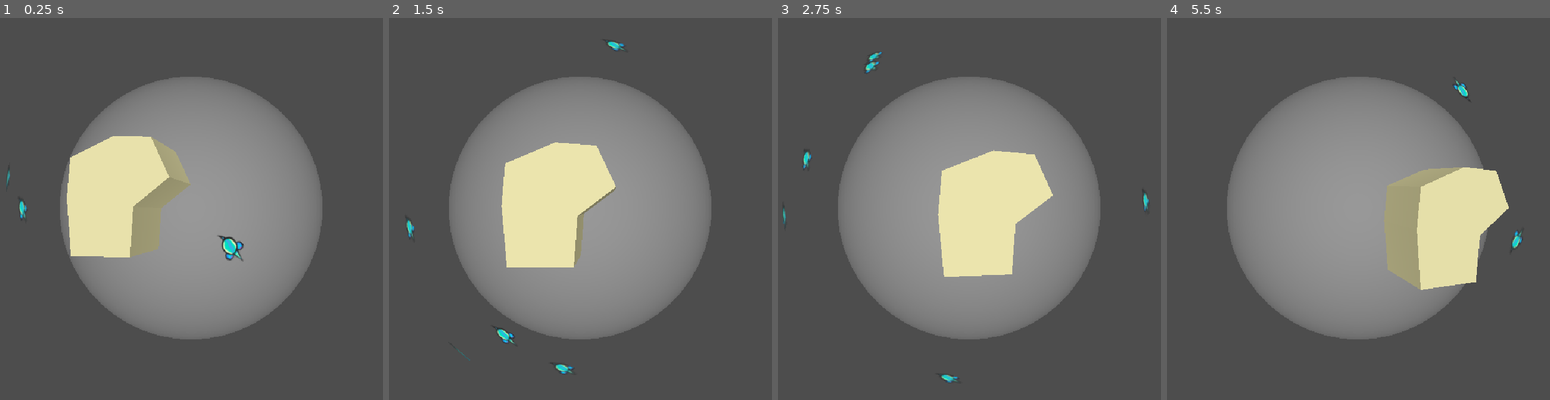
Above: before the commit, frames 1-4 (left to right).
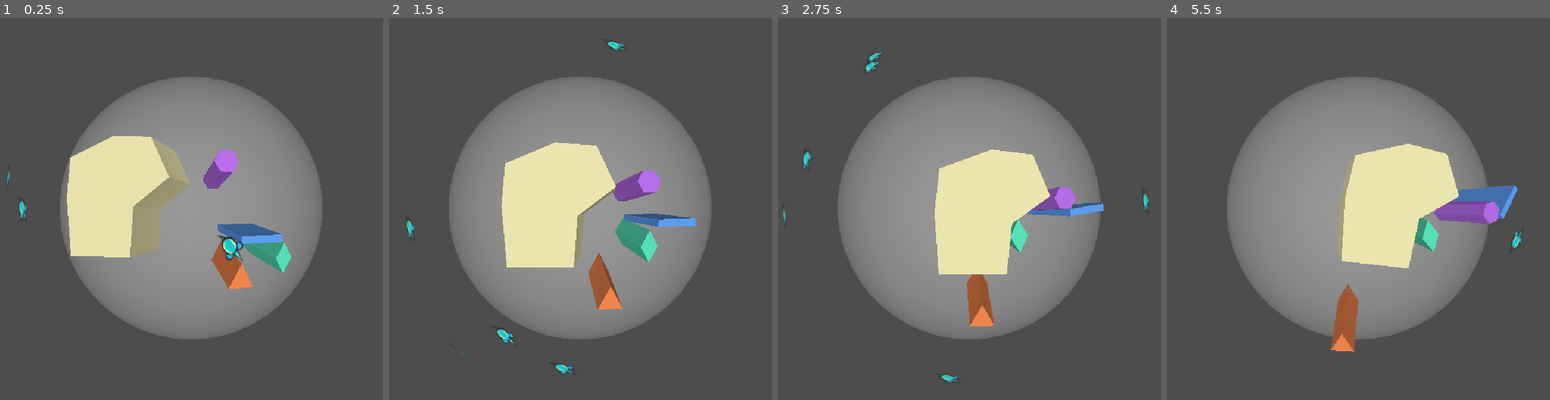
Above: after the commit, the same moments.

Repository: eirik1502/godot-patterns
Game: Godot game, scene res://parallel_world/parallel_world_main.tscn
The game is run twice, just before and just after one commit, with the same random seed, the same clock (stepped at 60 frames per second) and the same inputs. The project has no main scene, so this scene is started directly.
Inputs (mouse positions are in pixels of both pictures, inside the frame that each line leads up to):
- Up to frame 1 (0.25 s): no input
- Up to frame 2 (1.5 s): tap Enter at 0.5 s; move the mouse to (691, 182) at 0.52 s; hold D 0.53-1.25 s; click (691, 182) at 0.67 s; drag from (480, 231) to (553, 308) at 1.27 s
- Up to frame 3 (2.75 s): move the mouse to (1019, 98) at 2.02 s; hold D from 2.03 s (still down)
- Up to frame 4 (5.5 s): release D at 2.75 s; drag from (1331, 308) to (1209, 132) at 2.77 s; move the mouse to (1507, 281) at 3.52 s; hold A 3.53-4.25 s; drag from (1209, 132) to (1281, 82) at 4.27 s; move the mouse to (1381, 209) at 5.02 s; hold S from 5.03 s (still down); click (1381, 209) at 5.17 s

The runs differ from the first frame. In frame 1, 2.4% of the frame differs, in the area x 53-77%, y 34-72%; in frame 2, 2.6%; in frame 3, 2.4%; in frame 4, 12%, in the area x 42-92%, y 16-88%.

Commit message:
add some more obstacles

Diff:
--- a/parallel_world/parallel_world.tscn
+++ b/parallel_world/parallel_world.tscn
@@ -76,4 +76,80 @@
 script = ExtResource("5_u033w")
 polygon = NodePath("../..")
 
+[node name="ObstacleBar" type="RigidBody2D" parent="MainWorld2D" unique_id=2381100001]
+position = Vector2(420, 220)
+linear_velocity = Vector2(160, -90)
+
+[node name="PolygonSourceShape" type="CollisionPolygon2D" parent="MainWorld2D/ObstacleBar" unique_id=2381100002 node_paths=PackedStringArray("polygon2D")]
+script = ExtResource("7_0bpst")
+polygon2D = NodePath("../Polygon2D")
+
+[node name="Polygon2D" type="Polygon2D" parent="MainWorld2D/ObstacleBar" unique_id=2381100003]
+color = Color(0.35, 0.62, 0.95, 1)
+polygon = PackedVector2Array(-140, -24, 140, -24, 140, 24, -140, 24)
+
+[node name="MeshInstance3D" type="MeshInstance3D" parent="MainWorld2D/ObstacleBar/Polygon2D" unique_id=2381100004]
+script = ExtResource("6_ewkv1")
+
+[node name="PolygonExtruder" type="Node" parent="MainWorld2D/ObstacleBar/Polygon2D/MeshInstance3D" unique_id=2381100005 node_paths=PackedStringArray("polygon")]
+script = ExtResource("5_u033w")
+polygon = NodePath("../..")
+
+[node name="ObstacleTriangle" type="RigidBody2D" parent="MainWorld2D" unique_id=2381200001]
+position = Vector2(350, 420)
+linear_velocity = Vector2(-110, 130)
+
+[node name="PolygonSourceShape" type="CollisionPolygon2D" parent="MainWorld2D/ObstacleTriangle" unique_id=2381200002 node_paths=PackedStringArray("polygon2D")]
+script = ExtResource("7_0bpst")
+polygon2D = NodePath("../Polygon2D")
+
+[node name="Polygon2D" type="Polygon2D" parent="MainWorld2D/ObstacleTriangle" unique_id=2381200003]
+color = Color(0.95, 0.52, 0.28, 1)
+polygon = PackedVector2Array(0, -95, 82, 72, -82, 72)
+
+[node name="MeshInstance3D" type="MeshInstance3D" parent="MainWorld2D/ObstacleTriangle/Polygon2D" unique_id=2381200004]
+script = ExtResource("6_ewkv1")
+
+[node name="PolygonExtruder" type="Node" parent="MainWorld2D/ObstacleTriangle/Polygon2D/MeshInstance3D" unique_id=2381200005 node_paths=PackedStringArray("polygon")]
+script = ExtResource("5_u033w")
+polygon = NodePath("../..")
+
+[node name="ObstacleHex" type="RigidBody2D" parent="MainWorld2D" unique_id=2381300001]
+position = Vector2(180, -320)
+linear_velocity = Vector2(190, 110)
+
+[node name="PolygonSourceShape" type="CollisionPolygon2D" parent="MainWorld2D/ObstacleHex" unique_id=2381300002 node_paths=PackedStringArray("polygon2D")]
+script = ExtResource("7_0bpst")
+polygon2D = NodePath("../Polygon2D")
+
+[node name="Polygon2D" type="Polygon2D" parent="MainWorld2D/ObstacleHex" unique_id=2381300003]
+color = Color(0.72, 0.42, 0.92, 1)
+polygon = PackedVector2Array(80, 0, 40, 69, -40, 69, -80, 0, -40, -69, 40, -69)
+
+[node name="MeshInstance3D" type="MeshInstance3D" parent="MainWorld2D/ObstacleHex/Polygon2D" unique_id=2381300004]
+script = ExtResource("6_ewkv1")
+
+[node name="PolygonExtruder" type="Node" parent="MainWorld2D/ObstacleHex/Polygon2D/MeshInstance3D" unique_id=2381300005 node_paths=PackedStringArray("polygon")]
+script = ExtResource("5_u033w")
+polygon = NodePath("../..")
+
+[node name="ObstacleDiamond" type="RigidBody2D" parent="MainWorld2D" unique_id=2381400001]
+position = Vector2(650, 350)
+linear_velocity = Vector2(-150, -75)
+
+[node name="PolygonSourceShape" type="CollisionPolygon2D" parent="MainWorld2D/ObstacleDiamond" unique_id=2381400002 node_paths=PackedStringArray("polygon2D")]
+script = ExtResource("7_0bpst")
+polygon2D = NodePath("../Polygon2D")
+
+[node name="Polygon2D" type="Polygon2D" parent="MainWorld2D/ObstacleDiamond" unique_id=2381400003]
+color = Color(0.32, 0.88, 0.72, 1)
+polygon = PackedVector2Array(0, -105, 58, 0, 0, 105, -58, 0)
+
+[node name="MeshInstance3D" type="MeshInstance3D" parent="MainWorld2D/ObstacleDiamond/Polygon2D" unique_id=2381400004]
+script = ExtResource("6_ewkv1")
+
+[node name="PolygonExtruder" type="Node" parent="MainWorld2D/ObstacleDiamond/Polygon2D/MeshInstance3D" unique_id=2381400005 node_paths=PackedStringArray("polygon")]
+script = ExtResource("5_u033w")
+polygon = NodePath("../..")
+
 [node name="ParallelWorld" type="Node" parent="." unique_id=1066563742]
--- a/parallel_world/polygon_extruder.gd
+++ b/parallel_world/polygon_extruder.gd
@@ -27,12 +27,13 @@
 	var s = 0.01
 	var indices = Geometry2D.triangulate_polygon(polygon)
 
-	var v = func(i, y):
-		return Vector3(polygon[i].x * s, y, -polygon[i].y * s)
+	var v = func(i, y_depth: float):
+		return Vector3(polygon[i].x * s, y_depth, -polygon[i].y * s)
 
 	var add_triangle = func(vertecies: Array):
 		var to_1 = vertecies[1] - vertecies[0]
 		var to_2 = vertecies[2] - vertecies[0]
+		## Must match cap winding (indices / reverse below); sides use their own vertex order.
 		var normal = to_2.cross(to_1).normalized()
 		for vertex in vertecies:
 			st.set_normal(normal)
@@ -58,19 +59,28 @@
 	for i in range(0, indices.size(), 3):
 		add_face.call([i, i+2, i+1], depth)
 
+	## Side walls: outward normals depend on boundary traversal (CW vs CCW). Caps use
+	## triangulation on `polygon` as-is; normalize here so walls match simple convex shapes
+	## and hand-drawn polygons that were authored with opposite winding.
+	var edge_loop: PackedVector2Array = polygon.duplicate()
+	if Geometry2D.is_polygon_clockwise(edge_loop):
+		edge_loop.reverse()
 	if depth < 0:
-		polygon.reverse()
-	var n = polygon.size()
-	for i in range(n):
-		var next = (i + 1) % n
+		edge_loop.reverse()
+	var edge_pt = func(verts: PackedVector2Array, idx: int, y_depth: float) -> Vector3:
+		var p = verts[idx]
+		return Vector3(p.x * s, y_depth, -p.y * s)
+	var n_edge = edge_loop.size()
+	for i in range(n_edge):
+		var next_i = (i + 1) % n_edge
 
-		var a0 = v.call(i, 0.0)
-		var b0 = v.call(next, 0.0)
-		var b1 = v.call(next, depth)
-		var a1 = v.call(i, depth)
+		var a0 = edge_pt.call(edge_loop, i, 0.0)
+		var b0 = edge_pt.call(edge_loop, next_i, 0.0)
+		var b1 = edge_pt.call(edge_loop, next_i, depth)
+		var a1 = edge_pt.call(edge_loop, i, depth)
 
-		add_triangle.call([a0, b0, b1])
-		add_triangle.call([a0, b1, a1])
+		add_triangle.call([a0, b1, b0])
+		add_triangle.call([a0, a1, b1])
 
 	#st.generate_normals()
 
